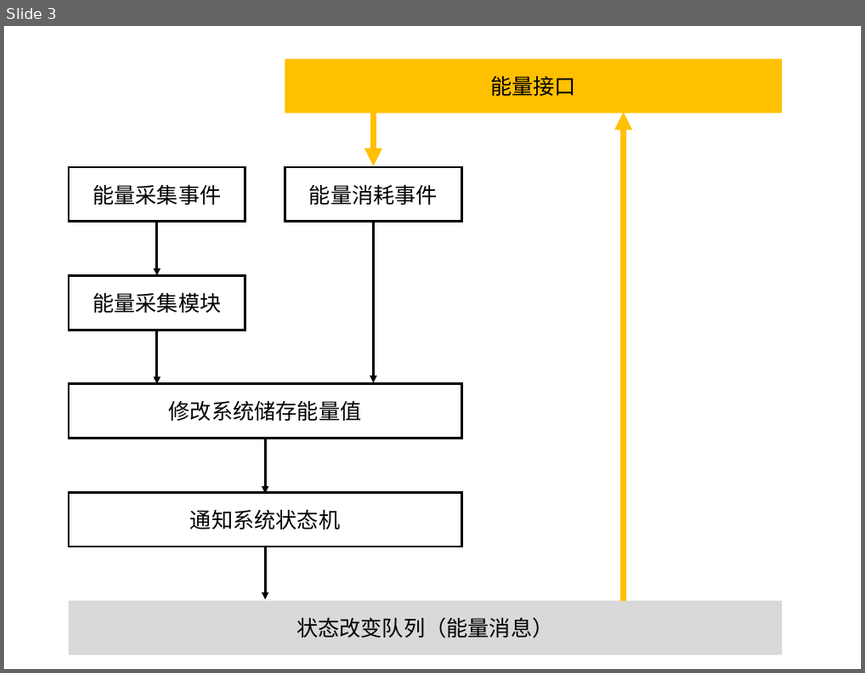
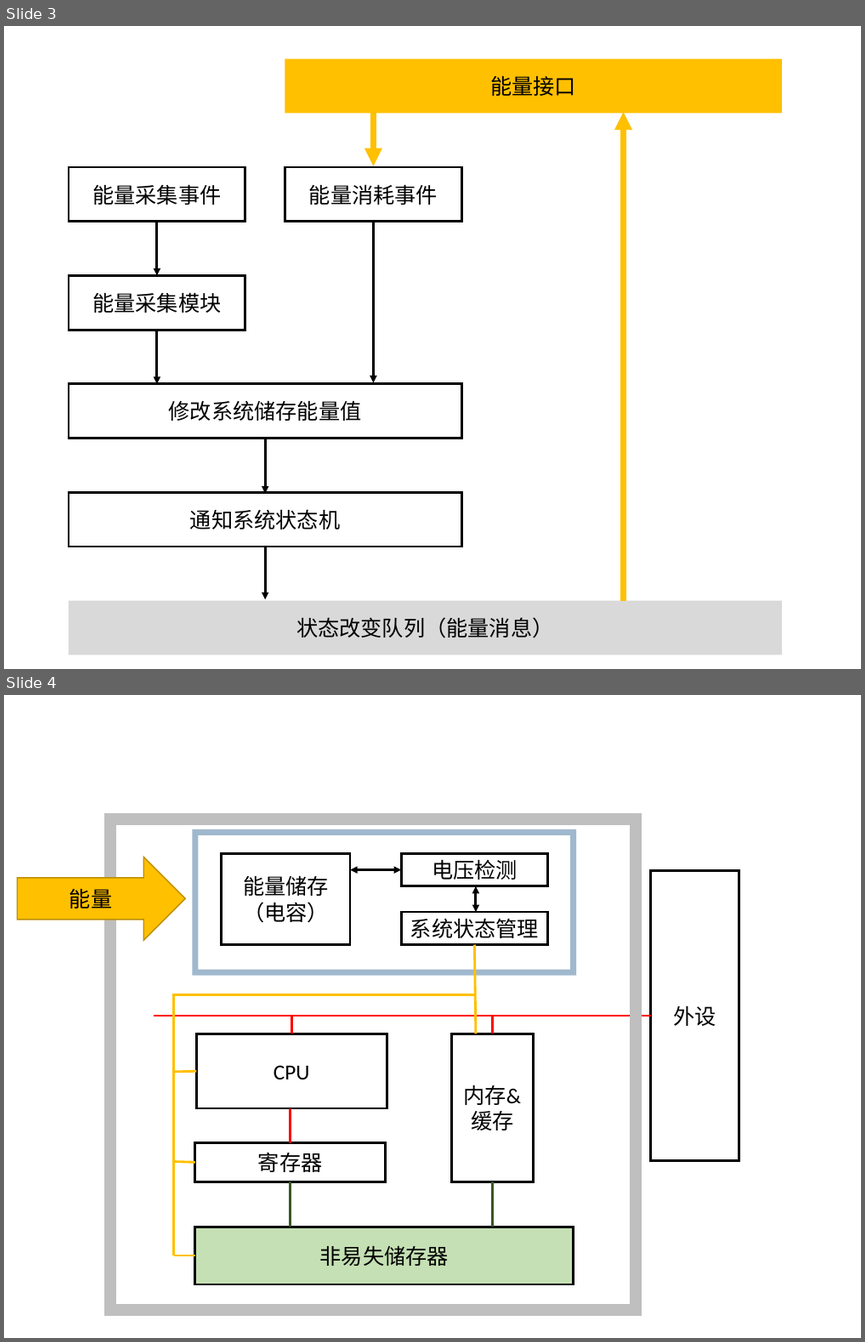
Before and after one commit to zlfben/tools_for_gem5-NVP, a slide deck: thesis/draw.pptx. Shown one above the other, each under a label of ours: slide 3 before the commit, slides 3 and 4 after it. The pictures are 865x673 and 865x1342 pixels, drawn with LibreOffice and Linux fonts; fonts in the diff are those of the drawing. Boxes give left, top, right and bottom in pixels: in the first picture for what was removed or moved away, otherwise in the second. Text is boxed around its words. In the diff, an @@ line names an element or a change of style, - is before the commit and + after.

```diff
--- a/thesis/draw.pptx
+++ b/thesis/draw.pptx
@@ slide 4 added at (4, 695, 861, 1338), background #FFFFFF @@
@@ group added at (17, 819, 636, 1310): 6 lines, 5 rectangles, 2 double arrows, 1 right arrow @@
+能量储存（电容）
+电压检测
+系统状态管理
+能量
@@ group added at (154, 871, 739, 1182): 4 rectangles, 4 lines @@
+CPU
+寄存器
+内存&缓存
+外设
@@ line added from (290, 1182) to (290, 1226), #385723 2 pt @@
@@ line added from (493, 1182) to (493, 1226), #385723 2 pt @@
@@ rectangle added at (195, 1226, 573, 1283), fill #C5E0B4, outline #000000 2 pt, 18 pt, text #000000 @@
+非易失储存器
```
Also in this commit, not shown: 2 other slides added.
